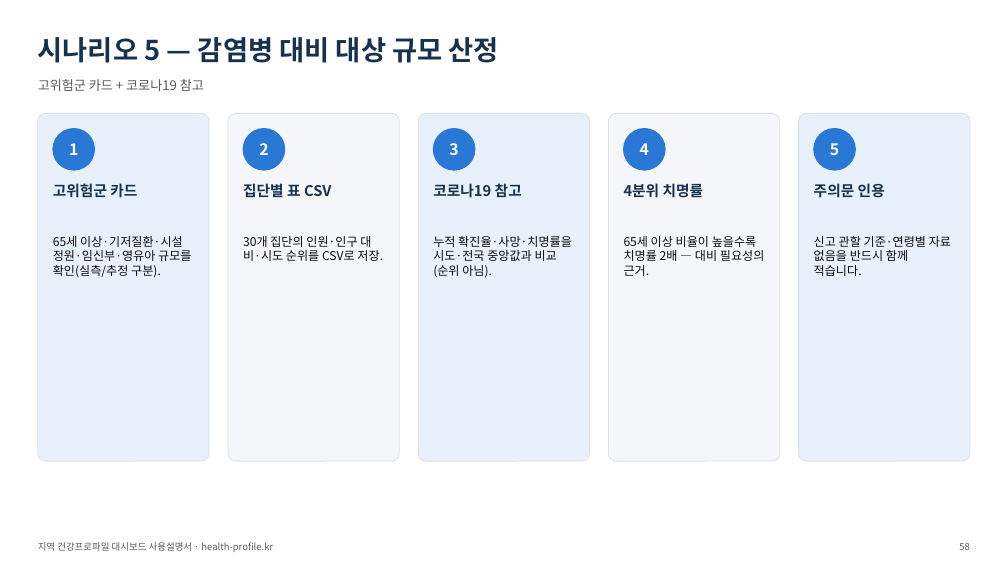
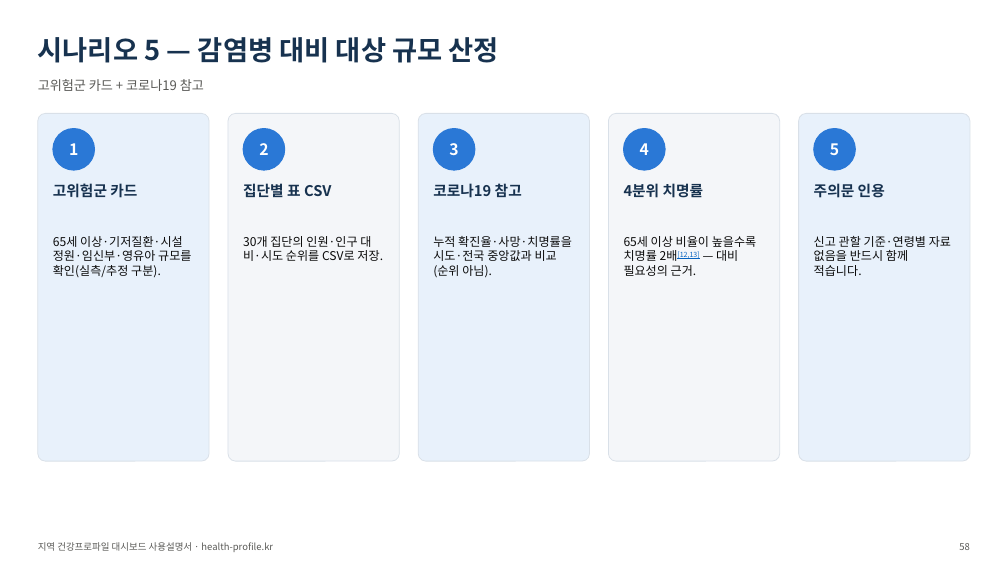
Before and after one commit to soonryu74/soonryu74.github.io, a slide deck: slide 58 of health-dashboard/docs/지역건강프로파일_대시보드_사용설명서_v1.pptx. Drawn at 1008x567 pixels with LibreOffice and Linux fonts; fonts in the diff are those of the drawing. Boxes give left, top, right and bottom in pixels: in the first picture for what was removed or moved away, otherwise in the second. Text is boxed around its words. In the diff, an @@ line names an element or a change of style, - is before the commit and + after.

```diff
--- a/health-dashboard/docs/지역건강프로파일_대시보드_사용설명서_v1.pptx
+++ b/health-dashboard/docs/지역건강프로파일_대시보드_사용설명서_v1.pptx
@@ text at [624,236,757,276]: text changed @@
-65세 이상 비율이 높을수록 치명률 2배 — 대비 필요성의 근거.
+65세 이상 비율이 높을수록 치명률 2배[12,13] — 대비 필요성의 근거.
```
Also in this commit, not shown: 17 other slides changed, 2 slides added, 30 other files.
